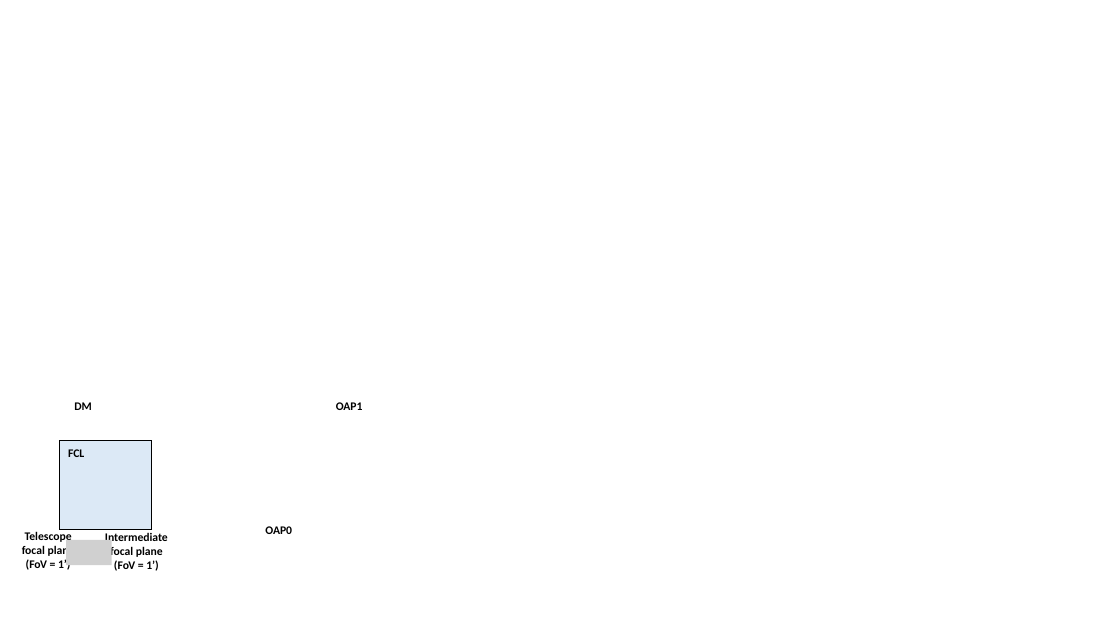
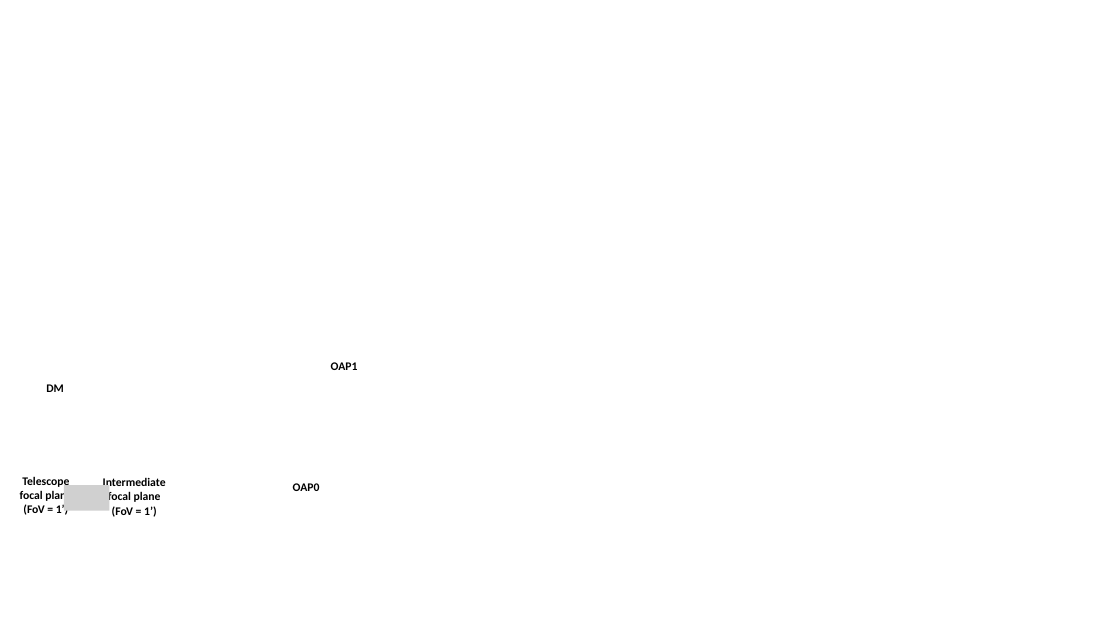
Before and after one commit to AudreyBouxin/AO_DESIGN, a slide deck: slide 5 of 20180518_AO_design_report/images/images_sketch.pptx. Drawn at 1120x630 pixels with LibreOffice and Linux fonts; fonts in the diff are those of the drawing; grey boxes stand for pictures; background and template pictures are left out. Boxes give left, top, right and bottom in pixels: in the first picture for what was removed or moved away, otherwise in the second. Text is boxed around its words. In the diff, an @@ line names an element or a change of style, - is before the commit and + after.

```diff
--- a/20180518_AO_design_report/images/images_sketch.pptx
+++ b/20180518_AO_design_report/images/images_sketch.pptx
@@ text "OAP1": place and size @@
-text "OAP1" at (336, 402, 363, 410)
+text "OAP1" at (331, 362, 358, 370)
@@ text "DM": place and size @@
-text "DM" at (74, 402, 92, 410)
+text "DM" at (46, 384, 64, 392)
@@ rectangle removed at (60, 440, 151, 530) @@
@@ text removed at (68, 449, 84, 457) @@
-FCL
@@ text "Telescope": place and size @@
-text "Telescope" at (22, 531, 75, 570)
+text "Telescope" at (20, 476, 72, 515)
@@ text "Intermediate": place and size @@
-text "Intermediate" at (105, 533, 168, 571)
+text "Intermediate" at (103, 477, 166, 517)
@@ text "OAP0": place and size @@
-text "OAP0" at (265, 526, 292, 534)
+text "OAP0" at (293, 483, 320, 491)
@@ picture added at (64, 486, 109, 511) @@
@@ picture removed at (66, 540, 112, 565) @@
```
Also in this commit, not shown: 5 other slides changed, 2 slides added, 1 slide removed, 20 other files.
